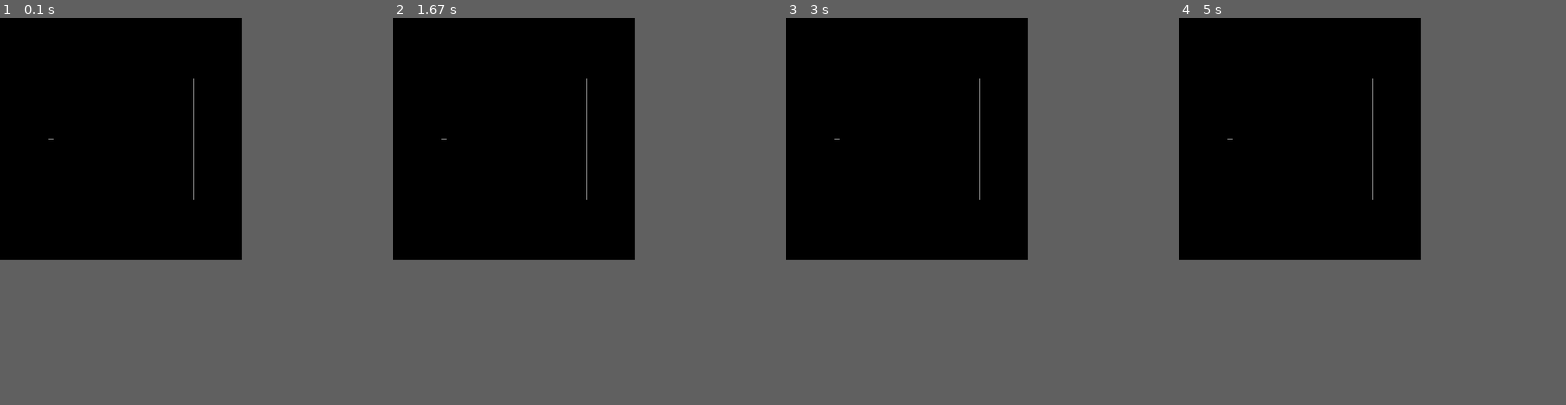
Above: before the commit, frames 1-4 (left to right).
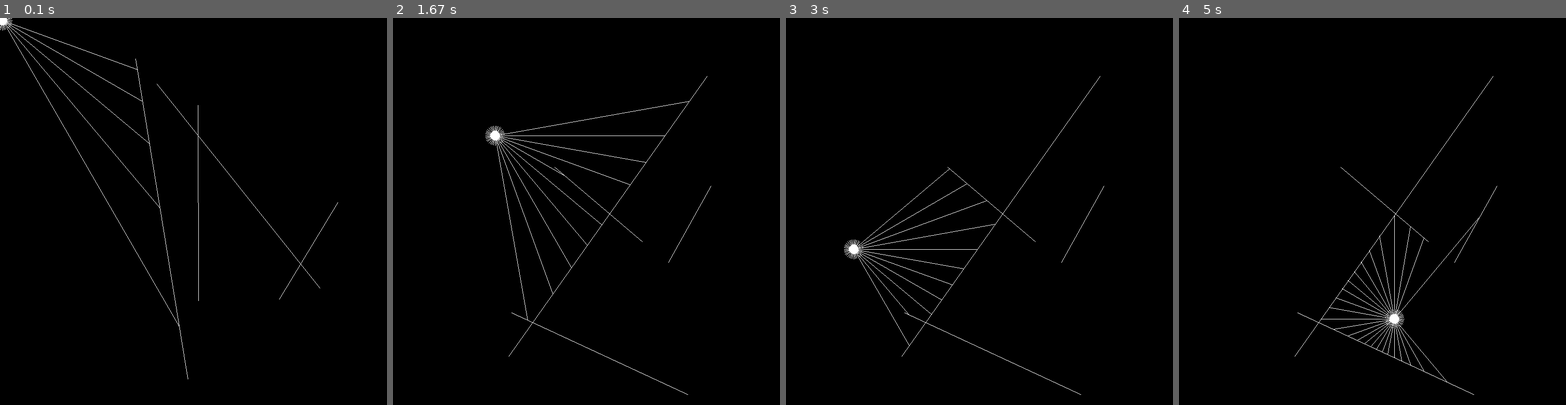
Above: after the commit, the same moments.

Repository: j3ns09/pygame-projects
Game: pygame game, started from ray-casting/main.py
The game is run twice, just before and just after one commit, with the same random seed, the same clock (stepped at 60 frames per second) and the same inputs.
Inputs (mouse positions are in pixels of both pictures, inside the frame that each line leads up to):
- Up to frame 1 (0.1 s): no input
- Up to frame 2 (1.67 s): hold R 0.33-0.8 s; move the mouse to (571, 226) at 0.37 s; click (625, 296) at 0.88 s; click (729, 346) at 1.22 s; click (493, 134) at 1.55 s
- Up to frame 3 (3 s): click (979, 257) at 1.88 s; click (925, 130) at 2.22 s; click (1114, 312) at 2.55 s; click (855, 250) at 2.88 s
- Up to frame 4 (5 s): click (1260, 137) at 3.22 s; click (1279, 281) at 3.55 s; click (1511, 300) at 3.88 s; click (1256, 354) at 4.22 s; click (1252, 234) at 4.55 s; click (1395, 319) at 4.88 s
In our replay, the window is 500x500 before the commit and 800x800 after it. These sizes can differ from the game's own. Grey fills any space a smaller window leaves; there, only what the larger window draws over its background counts as a difference.

The runs differ from the first frame. In frame 1, 0.6% of the frame differs, in the area x 0-88%, y 0-94%; in frame 2, 0.8%, in the area x 12-83%, y 15-98%; in frame 3, 0.7%; in frame 4, 0.8%.

Commit message:
update ray casting

Diff:
--- a/ray-casting/boundary.py
+++ b/ray-casting/boundary.py
@@ -1,5 +1,6 @@
-from vec2 import vec2
 import pygame
+
+vec2 = pygame.math.Vector2
 
 class Boundary:
     def __init__(self, x1, y1, x2, y2):
--- a/ray-casting/main.py
+++ b/ray-casting/main.py
@@ -1,10 +1,11 @@
+import random
 import pygame
 
 from boundary import Boundary
-from ray import Ray
+from particle import Particle
 
 # Constants
-WIDTH, HEIGHT = 500, 500
+WIDTH, HEIGHT = 800, 800
 TITLE = "Ray casting"
 
 # Pygame variables
@@ -12,11 +13,28 @@
 screen = None
 clock = None
 
-v_objects = []
+num_walls = 0
+
+walls = []
+
+wall = None
+particle = None
+
+def generate_walls(n):
+    walls.clear()
+
+    for i in range(num_walls):
+        x1, y1 = random.randint(0, WIDTH), random.randint(0, HEIGHT)
+        x2, y2 = random.randint(0, WIDTH), random.randint(0, HEIGHT)
+
+        wall = Boundary(x1, y1, x2, y2)
+        wall.bind(screen)
+        walls.append(wall)
 
 def setup():
     global screen, clock
     global running
+    global num_walls, wall, particle
 
     screen = pygame.display.set_mode((WIDTH, HEIGHT))
     pygame.display.set_caption(TITLE)
@@ -24,14 +42,11 @@
 
     running = True
 
-    wall = Boundary(400, 125, 400, 375)
-    wall.bind(screen)
+    num_walls = 4
+    generate_walls(num_walls)
 
-    ray = Ray(100, 250)
-    ray.bind(screen)
-
-    v_objects.append(wall)
-    v_objects.append(ray)
+    particle = Particle()
+    particle.bind(screen)
 
 def check_inputs():
     global running
@@ -42,15 +57,23 @@
         if event.type == pygame.KEYDOWN:
             if event.key in (pygame.K_ESCAPE, pygame.K_q):
                 running = False
+            if event.key == pygame.K_r:
+                generate_walls(num_walls)
 
 def update_gui():
     screen.fill('black')
 
-    for obj in v_objects:
-        obj.show()
+    for wall in walls:
+        wall.show()
+
+    particle.show()
+    particle.look_at(walls)
 
     pygame.display.flip()
+    clock.tick(60)
 
+def update_logic():
+    pass
 
 def main():
     setup()
@@ -58,6 +81,7 @@
     while running:
         check_inputs()
 
+        update_logic()
         update_gui()
 
 if __name__ == '__main__':
--- /dev/null
+++ b/ray-casting/particle.py
@@ -0,0 +1,50 @@
+import numpy as np
+import pygame
+
+from ray import Ray
+
+vec2 = pygame.math.Vector2
+
+class Particle:
+    def __init__(self):
+        self.pos = vec2(250,250)
+        self.rays = []
+        self.screen : pygame.Surface | None = None
+
+        for i in range(36):
+            degrees = i * 10
+
+            self.rays.append(Ray(self.pos, degrees * np.pi / 180))
+
+    def bind(self, screen):
+        self.screen = screen
+        for ray in self.rays:
+            ray.bind(screen)
+
+    def look_at(self, walls: list):
+        for ray in self.rays:
+            closest = None
+            record = float('inf')
+            for wall in walls:
+                pt = ray.cast(wall)
+
+                if pt is not None:
+                    d = self.pos.distance_to(pt)
+                    if d < record:
+                        record = d
+                        closest = pt
+            if closest is not None:
+                pygame.draw.line(self.screen, 'white', ray.pos, closest)
+
+    def update_position(self):
+        mouse_pos = pygame.mouse.get_pos()
+        self.pos = vec2(*mouse_pos)
+        for ray in self.rays:
+            ray.pos = self.pos
+
+    def show(self):
+        self.update_position()
+        pygame.draw.circle(self.screen, 'white', self.pos, 10)
+
+        for ray in self.rays:
+            ray.show()
--- a/ray-casting/ray.py
+++ b/ray-casting/ray.py
@@ -1,14 +1,38 @@
-from vec2 import vec2
+import numpy as np
 import pygame
 
+# Alias
+vec2 = pygame.math.Vector2
+
 class Ray:
-    def __init__(self, x, y):
-        self.pos = vec2(x, y)
-        self.dir = vec2(1, 0)
+    def __init__(self, pos, angle):
+        self.pos = pos
+        self.dir = vec2(np.cos(angle), np.sin(angle))
         self.screen : pygame.Surface | None = None
 
     def bind(self, screen):
         self.screen = screen
 
+    def cast(self, wall):
+        x1, y1 = wall.a
+        x2, y2 = wall.b
+
+        x3, y3 = self.pos
+        x4, y4 = self.pos - self.dir
+
+        den = (x1 - x2) * (y3 - y4) - (y1 - y2) * (x3 - x4)
+
+        if den == 0:
+            return
+
+        t = ((x1 - x3) * (y3 - y4) - (y1 - y3) * (x3 - x4)) / den
+        u = ((x1 - x2) * (y1 - y3) - (y1 - y2) * (x1 - x3)) / den
+
+        if (t > 0 and t < 1 and u > 0):
+            pt = vec2(x1 + t * (x2 - x1), y1 + t * (y2 - y1))
+            return pt
+        return
+
+
     def show(self):
-        pygame.draw.line(self.screen, 'white', self.pos.unpack(), (self.pos + self.dir * 10).unpack())
+        pygame.draw.line(self.screen, 'white', self.pos, self.pos + self.dir * 20)
--- a/ray-casting/vec2.py
+++ /dev/null
@@ -1,16 +0,0 @@
-from dataclasses import dataclass
-
-@dataclass
-class vec2:
-    x: float
-    y: float
-
-    def unpack(self): return (self.x, self.y)
-
-    def __add__(self, other):
-        if isinstance(other, vec2):
-            return vec2(self.x + other.x, self.y + other.y)
-
-    def __mul__(self, other):
-        if isinstance(other, (int, float)):
-            return vec2(self.x * other, self.y * other)
